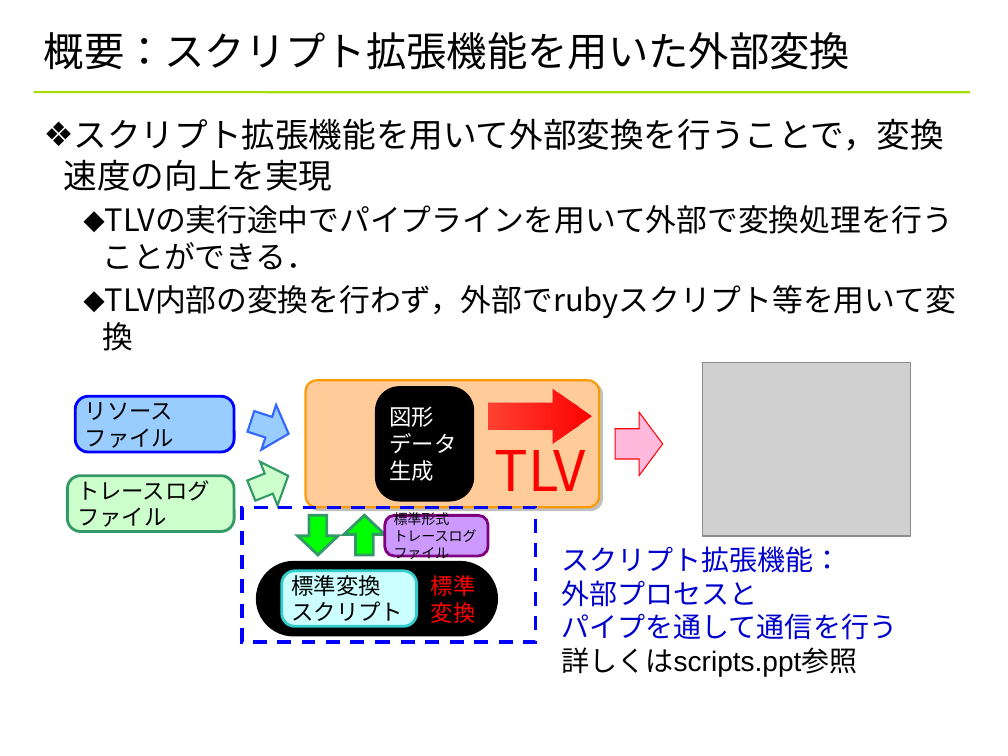
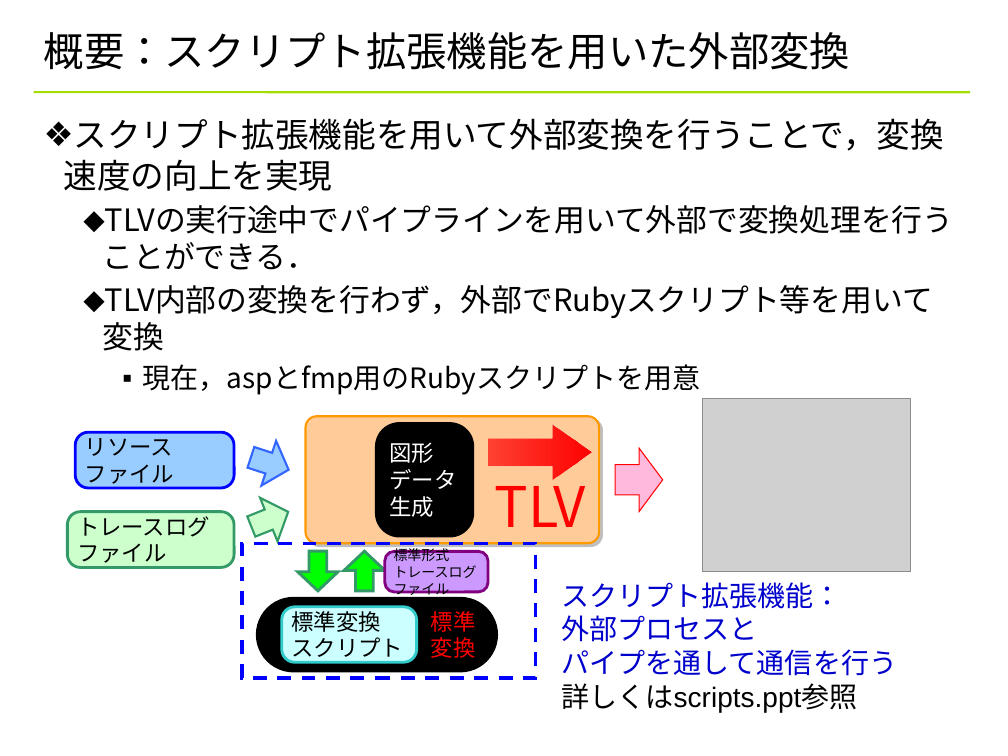
Before and after one commit to YixiaoLi/tlv4mc, a slide deck: slide 12 of doc/converter_manual.pptx (slide 14 before the commit). Drawn at 1008x756 pixels with LibreOffice and Linux fonts; fonts in the diff are those of the drawing; grey boxes stand for pictures; background and template pictures are left out. Boxes give left, top, right and bottom in pixels: in the first picture for what was removed or moved away, otherwise in the second. Text is boxed around its words. In the diff, an @@ line names an element or a change of style, - is before the commit and + after.

```diff
--- a/doc/converter_manual.pptx
+++ b/doc/converter_manual.pptx
@@ text at box(105, 285, 933, 395): text changed @@
-  ⬥ TLV内部の変換を行わず，外部でrubyスクリプト等を用いて変換
+  ⬥ TLV内部の変換を行わず，外部でRubyスクリプト等を用いて変換
+    ▪ 現在，aspとfmp用のRubyスクリプトを用意
@@ 7 rounded rectangles, 6 right arrows, 1 text, 1 rectangle, 1 picture: place and size @@
-7 rounded rectangles, 6 right arrows, 1 text, 1 rectangle, 1 picture at box(68, 362, 910, 677)
+7 rounded rectangles, 6 right arrows, 1 text, 1 rectangle, 1 picture at box(68, 398, 910, 713)
```
Also in this commit, not shown: 10 other slides changed, 2 slides added, 2 slides removed.
